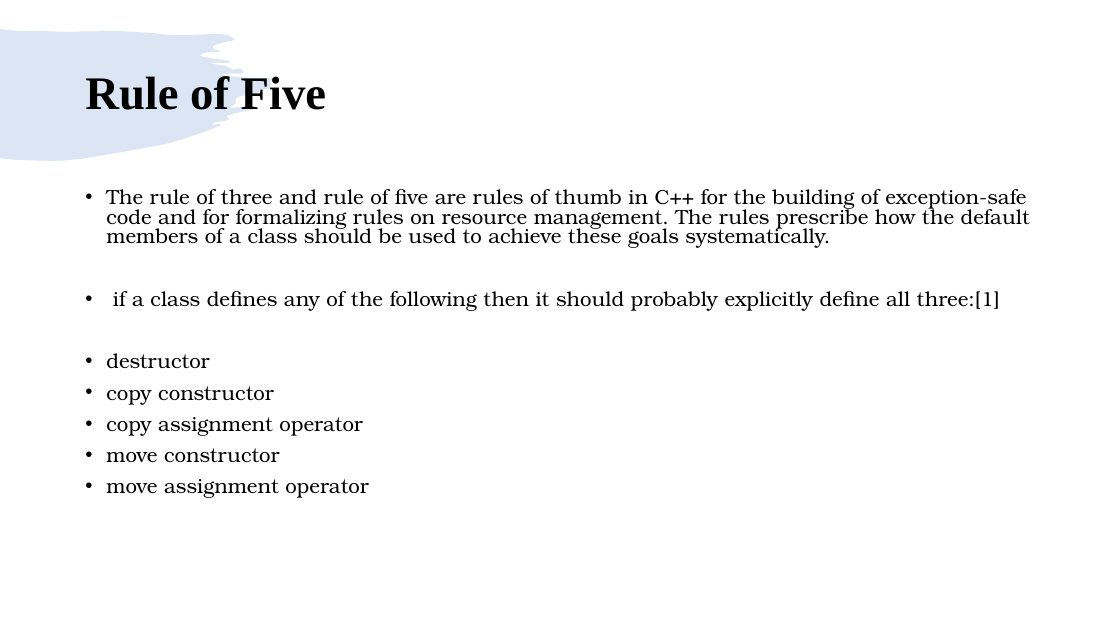
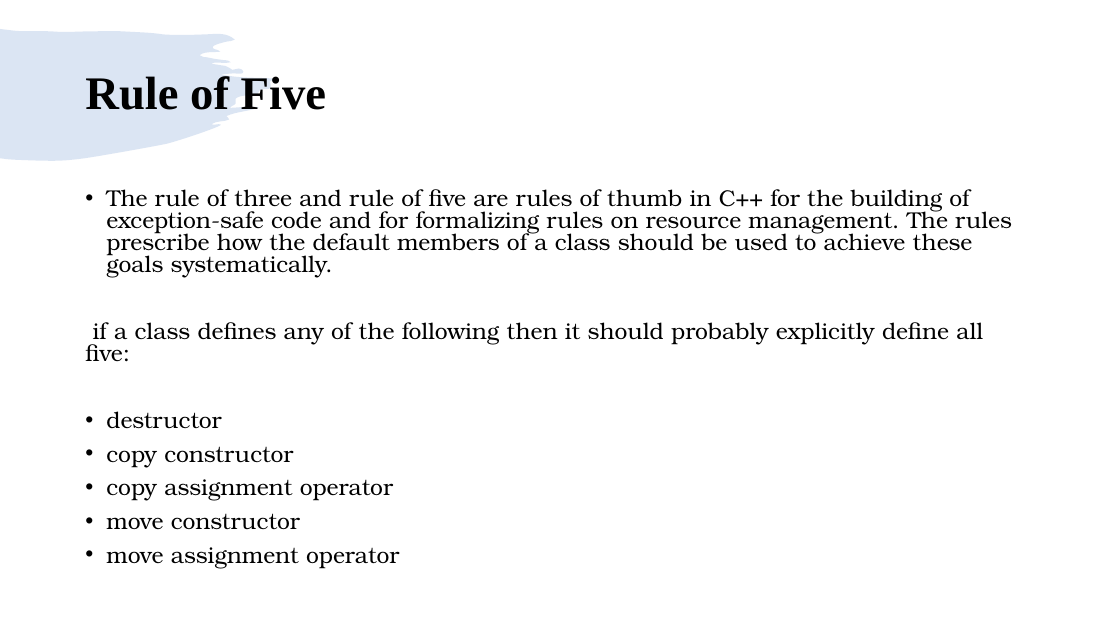
Before and after one commit to girishlande/CPlusPlus, a slide deck: slide 2 of learnings.pptx. Drawn at 1120x630 pixels with LibreOffice and Linux fonts; fonts in the diff are those of the drawing. Boxes give left, top, right and bottom in pixels: in the first picture for what was removed or moved away, otherwise in the second. Text is boxed around its words. In the diff, an @@ line names an element or a change of style, - is before the commit and + after.

```diff
--- a/learnings.pptx
+++ b/learnings.pptx
@@ text at (106,189,1012,569): size 17.5 to 19.6 pt in "The rule of three and rule of ...", "destructor", "copy constructor", "copy assignment operator" and 2 more places @@
@@ text at (85,322,983,362): text changed; size 17.5 to 19.6 pt @@
-• if a class defines any of the following then it should probably explicitly define all three:[1]
+if a class defines any of the following then it should probably explicitly define all five:
```
Also in this commit, not shown: 2 other slides changed, 3 slides added, 2 slides removed, 5 other files.
